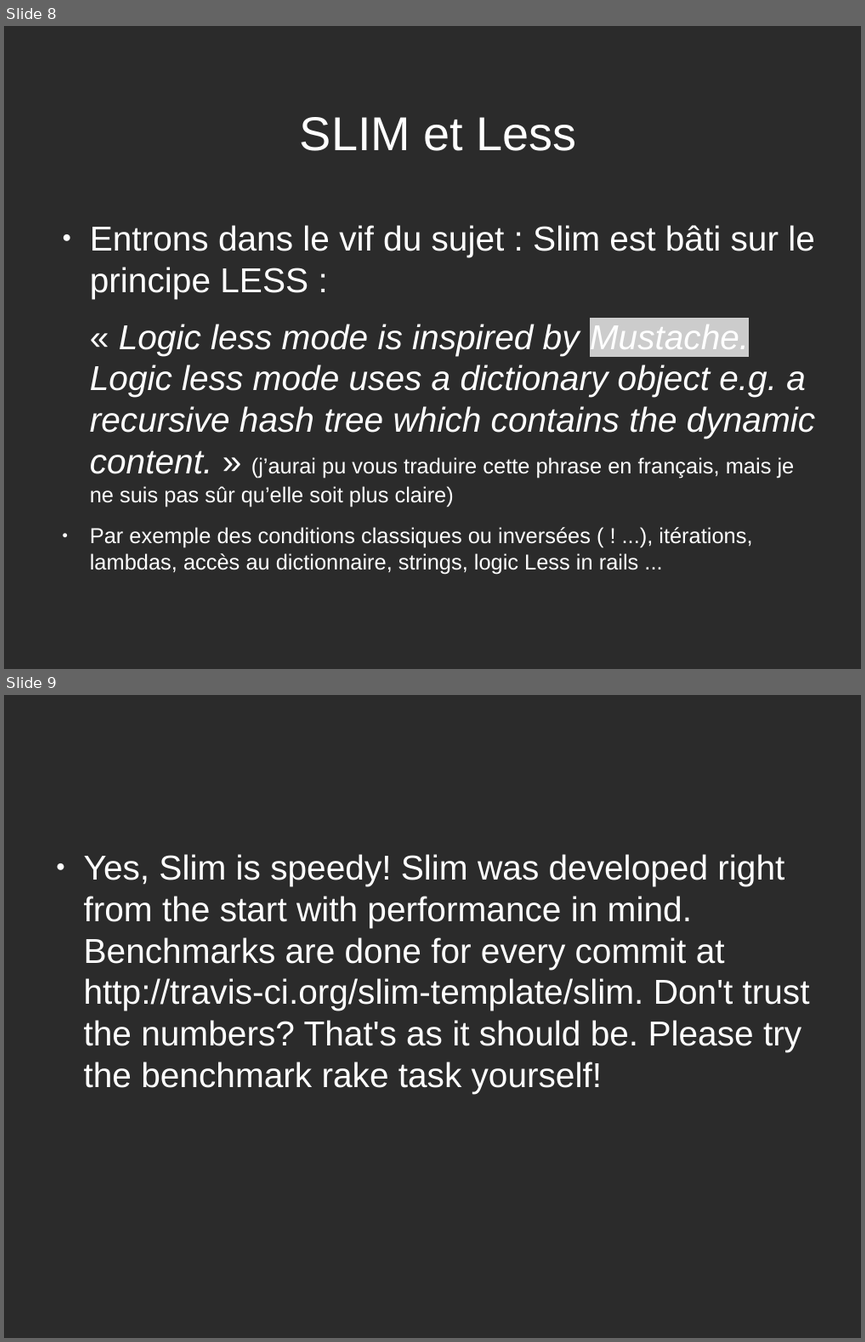
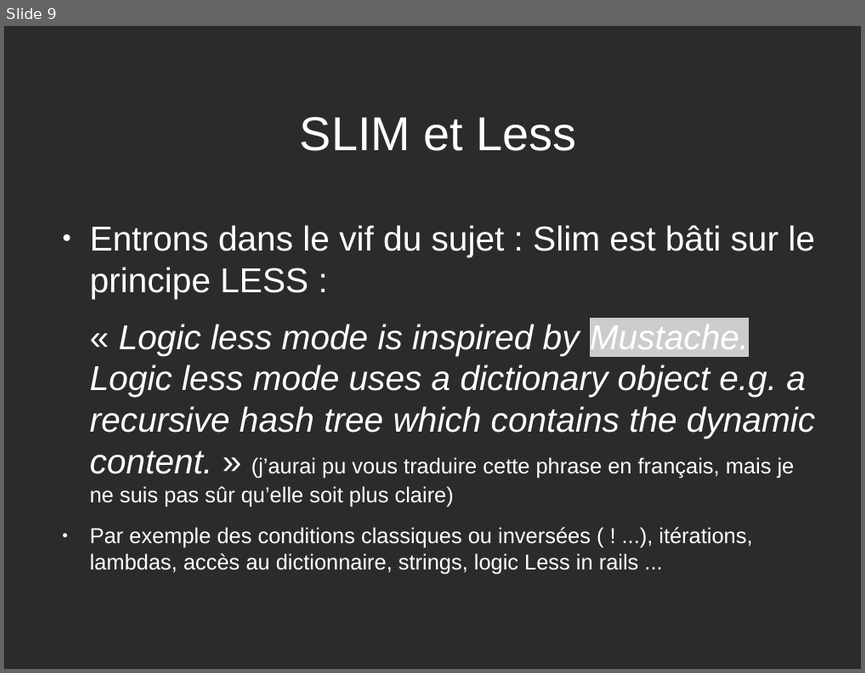
Before and after one commit to PatdeMessac/slim, a slide deck: SLIM_a_rigorous_presentation.odp. Shown one above the other, each under a label of ours: slides 8 and 9 before the commit, slide 9 after it. The pictures are 865x1342 and 865x673 pixels, drawn with LibreOffice and Linux fonts; fonts in the diff are those of the drawing; background and template pictures are left out; a plain dark background stands for a picture behind light text. Boxes give left, top, right and bottom in pixels: in the first picture for what was removed or moved away, otherwise in the second. Text is boxed around its words. In the diff, an @@ line names an element or a change of style, - is before the commit and + after.

```diff
--- a/SLIM_a_rigorous_presentation.odp
+++ b/SLIM_a_rigorous_presentation.odp
@@ slide 9 removed at box(4, 695, 861, 1338), background picture (left out) @@
@@ text removed at box(84, 854, 810, 1094) @@
-● Yes, Slim is speedy! Slim was developed right from the start with performance in mind. Benchmarks are done for every commit at http://travis-ci.org/slim-template/slim. Don't trust the numbers? That's as it should be. Please try the benchmark rake task yourself!
@@ what was slide 8 is now slide 9 @@
```
Also in this commit, not shown: 6 slides changed, 7 slides added, 3 other slides removed, 1 other file.
